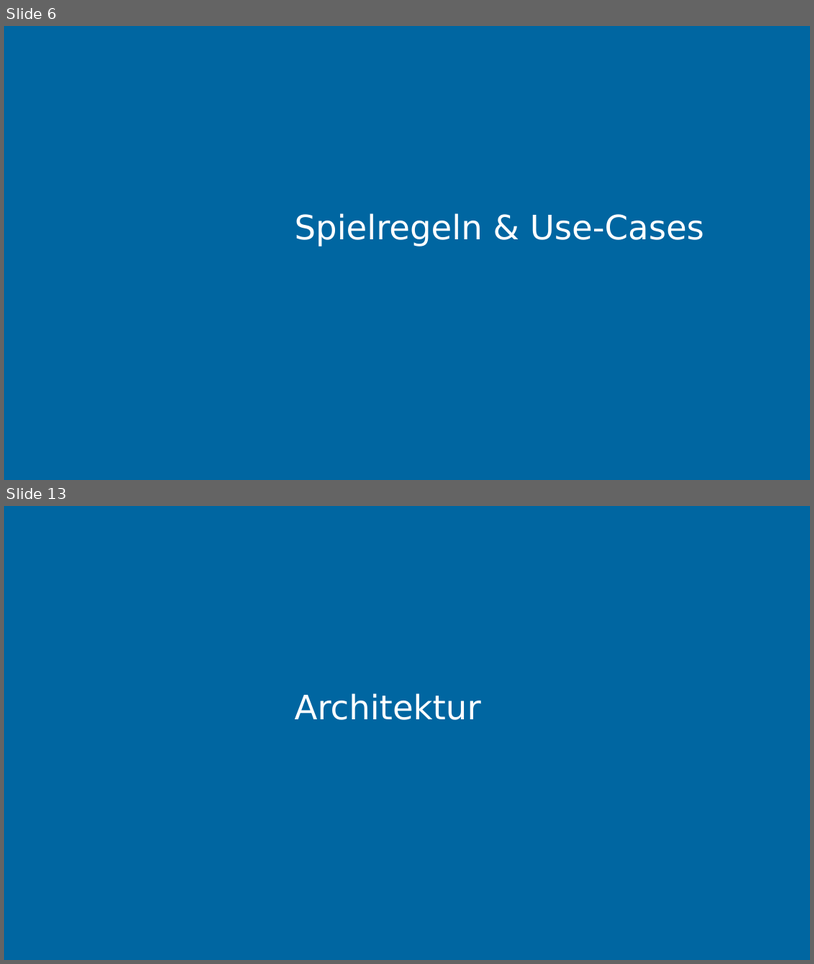
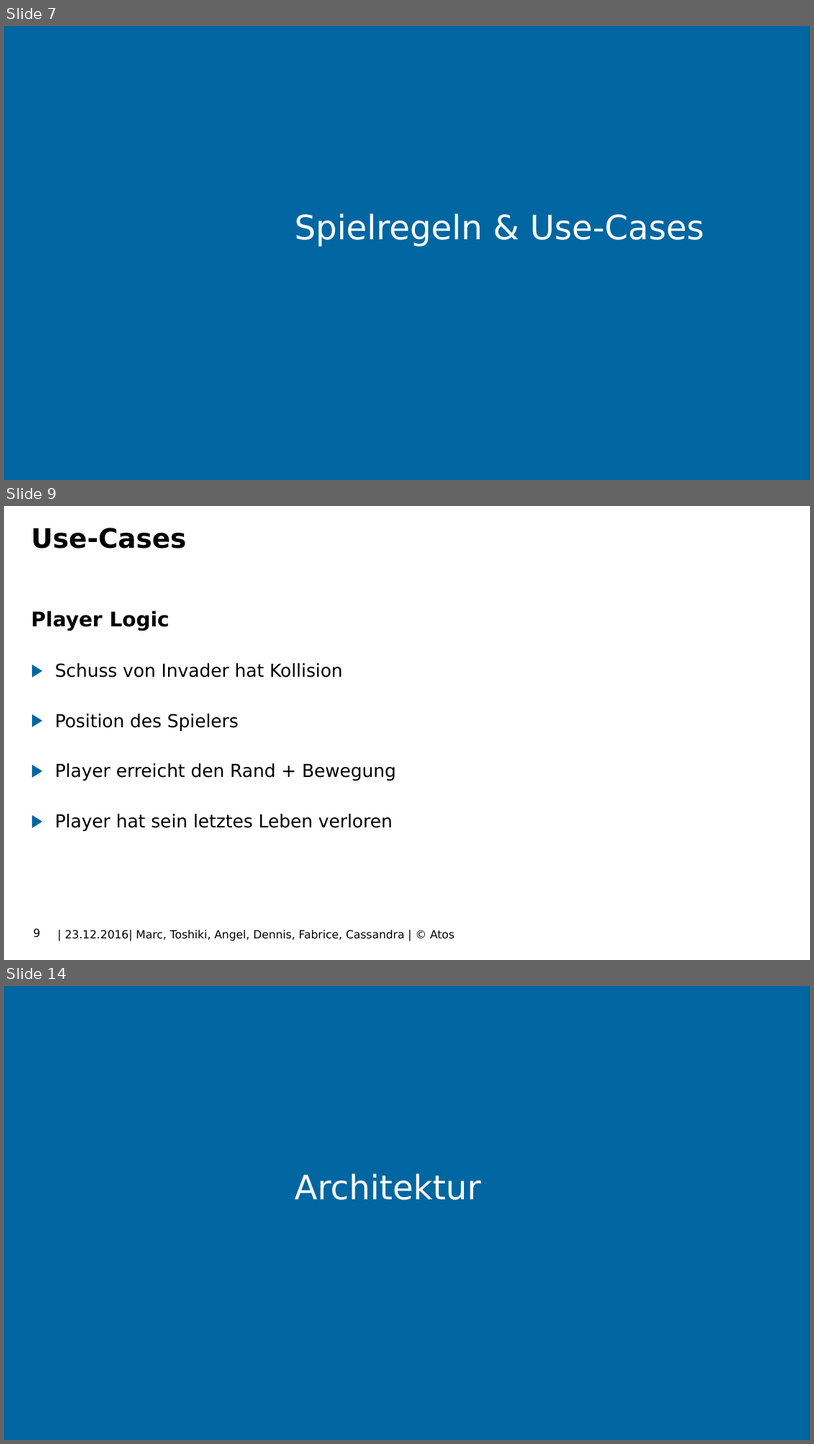
Before and after one commit to FabriceBosshard/SpaceInvaders, a slide deck: SpaceInvaders/Documents/SpaceInvaders.pptx. Shown one above the other, each under a label of ours: slides 6 and 13 before the commit, slides 7, 9 and 14 after it; the slides between them are not shown. The pictures are 814x964 and 814x1444 pixels, drawn with LibreOffice and Linux fonts; fonts in the diff are those of the drawing; background and template pictures are left out. Boxes give left, top, right and bottom in pixels: in the first picture for what was removed or moved away, otherwise in the second. Text is boxed around its words. In the diff, an @@ line names an element or a change of style, - is before the commit and + after.

```diff
--- a/SpaceInvaders/Documents/SpaceInvaders.pptx
+++ b/SpaceInvaders/Documents/SpaceInvaders.pptx
@@ slide 9 added at (4,506,810,960), background picture (left out) @@
@@ title added at (31,528,187,548), 24 pt, text #000000, bold @@
+Use-Cases
@@ text added at (31,610,396,831), 16 pt, text #000000 @@
+Player Logic
+▶ Schuss von Invader hat Kollision
+▶ Position des Spielers
+▶ Player erreicht den Rand + Bewegung
+▶ Player hat sein letztes Leben verloren
@@ page number added at (34,928,41,937), 10 pt, text #000000 @@
+9
@@ text added at (65,929,455,941), 10 pt, text #000000 @@
+| 23.12.2016| Marc, Toshiki, Angel, Dennis, Fabrice, Cassandra | © Atos
@@ what was slide 6 is now slide 7 @@
@@ what was slide 13 is now slide 14 @@
```
Also in this commit, not shown: 9 other slides added, 7 slides removed.
